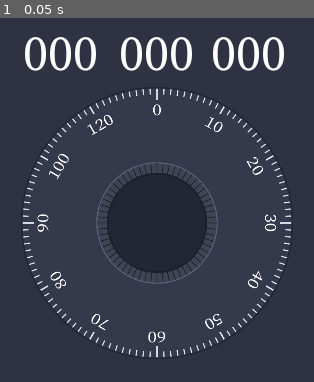
Above: before the commit, frame 1.
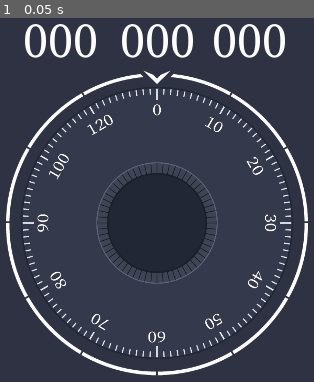
Above: after the commit, the same moment.

Repository: williamPropp/Safe-Breakers
Game: Godot game, scene res://scenes/safe_dial.tscn
Same seed, same stepped clock (60 frames per second), same inputs: the game is played once before the commit and once after it. Before the commit the project starts from res://safe_dial.tscn.
Inputs:
- Up to frame 1 (0.05 s): no input

The runs differ from the first frame. In frame 1, 7.4% of the frame differs, in the area x 1-99%, y 1-99%.

Commit message:
added dial_outline, organized scene tree

Diff:
--- a/project.godot
+++ b/project.godot
@@ -11,7 +11,7 @@
 [application]
 
 config/name="Safe Breakers"
-run/main_scene="res://safe_dial.tscn"
+run/main_scene="res://scenes/safe_dial.tscn"
 config/icon="res://icon.png"
 
 [display]
--- a/safe_dial.tscn
+++ b/scenes/safe_dial.tscn
@@ -1,8 +1,9 @@
-[gd_scene load_steps=6 format=2]
+[gd_scene load_steps=7 format=2]
 
 [ext_resource path="res://fonts/SourceSerifPro-Regular.ttf" type="DynamicFontData" id=1]
-[ext_resource path="res://dial.gd" type="Script" id=2]
-[ext_resource path="res://art assets/Dial1_5.png" type="Texture" id=3]
+[ext_resource path="res://art assets/Dial_Outline_1_1.png" type="Texture" id=2]
+[ext_resource path="res://scripts/dial.gd" type="Script" id=3]
+[ext_resource path="res://art assets/Dial1_5.png" type="Texture" id=4]
 
 [sub_resource type="DynamicFont" id=1]
 size = 80
@@ -20,35 +21,40 @@
 margin_bottom = 741.0
 color = Color( 0.180392, 0.196078, 0.262745, 1 )
 
+[node name="dial_outline" type="Sprite" parent="."]
+position = Vector2( 640, 360 )
+scale = Vector2( 0.84, 0.84 )
+texture = ExtResource( 2 )
+
 [node name="dial" type="Sprite" parent="."]
 position = Vector2( 640, 360 )
 scale = Vector2( 0.7, 0.7 )
-texture = ExtResource( 3 )
-script = ExtResource( 2 )
+texture = ExtResource( 4 )
+script = ExtResource( 3 )
 
 [node name="combo_term1" type="RichTextLabel" parent="."]
-margin_left = 425.0
-margin_top = 42.0
-margin_right = 574.0
-margin_bottom = 155.0
+margin_left = 426.0
+margin_top = 21.0
+margin_right = 575.0
+margin_bottom = 134.0
 theme = SubResource( 2 )
 tab_size = 7
 text = "000"
 
 [node name="combo_term2" type="RichTextLabel" parent="."]
-margin_left = 580.0
-margin_top = 42.0
-margin_right = 729.0
-margin_bottom = 155.0
+margin_left = 581.0
+margin_top = 21.0
+margin_right = 730.0
+margin_bottom = 134.0
 theme = SubResource( 2 )
 tab_size = 7
 text = "000"
 
 [node name="combo_term3" type="RichTextLabel" parent="."]
-margin_left = 727.0
-margin_top = 42.0
-margin_right = 876.0
-margin_bottom = 155.0
+margin_left = 728.0
+margin_top = 21.0
+margin_right = 877.0
+margin_bottom = 134.0
 theme = SubResource( 2 )
 tab_size = 7
 text = "000"
--- a/dial.gd
+++ b/scripts/dial.gd
@@ -1,6 +1,4 @@
 extends Sprite
-
-var testi = 0
 
 var rng = RandomNumberGenerator.new()
 
@@ -162,8 +160,6 @@
 	# on term update, play tick sound
 	if(term1_label.text != prev_term1_text || term2_label.text != prev_term2_text || term3_label.text != prev_term3_text):
 		emit_signal("safe_tick")
-		testi += 1
-		print(testi)
 
 # generate random safe combination
 func generate_rand_combination():
Binary file removed: art assets/Dial1_4.png
Binary file added: art assets/Dial_Outline_1_1.png
Not shown, changed: art assets/Dial_Outline_1_1.png.import
